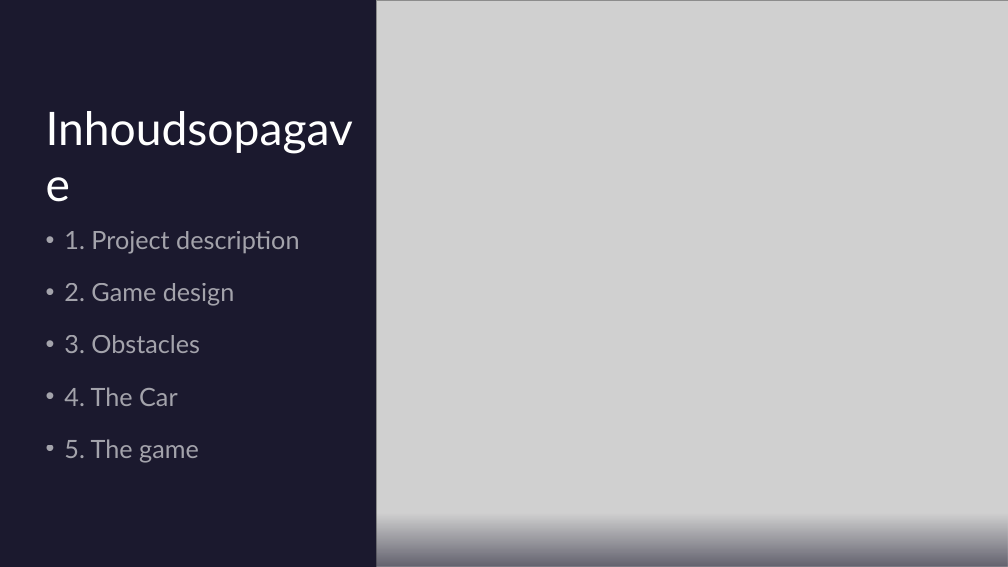
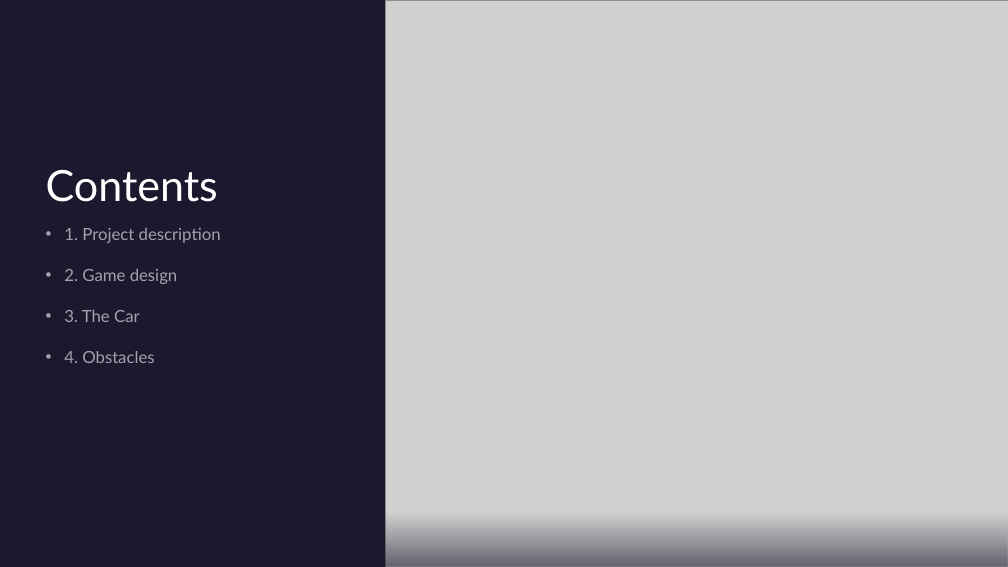
Before and after one commit to TygoB-B5/GTRacing_Pro, a slide deck: slide 2 of Presentatie GTRacingPro.pptx. Drawn at 1008x567 pixels with LibreOffice and Linux fonts; fonts in the diff are those of the drawing; grey boxes stand for pictures. Boxes give left, top, right and bottom in pixels: in the first picture for what was removed or moved away, otherwise in the second. Text is boxed around its words. In the diff, an @@ line names an element or a change of style, - is before the commit and + after.

Commit message:
Updated prsentation and projectplan

```diff
--- a/Presentatie GTRacingPro.pptx
+++ b/Presentatie GTRacingPro.pptx
@@ picture: place and size @@
-picture at [377,0,1008,567]
+picture at [386,0,1008,567]
@@ title at [46,170,218,202]: text changed; size 44 to 41 pt @@
-Inhoudsopagave
+Contents
@@ text at [64,228,221,284]: size 24 to 16 pt in "1. Project description", "2. Game design" @@
@@ text at [64,309,154,363]: text changed; size 24 to 16 pt @@
-• 3. Obstacles
-• 4. The Car
-• 5. The game
+• 3. The Car
+• 4. Obstacles
```
Also in this commit, not shown: 3 other slides changed, 1 slide removed, 1 other file.
